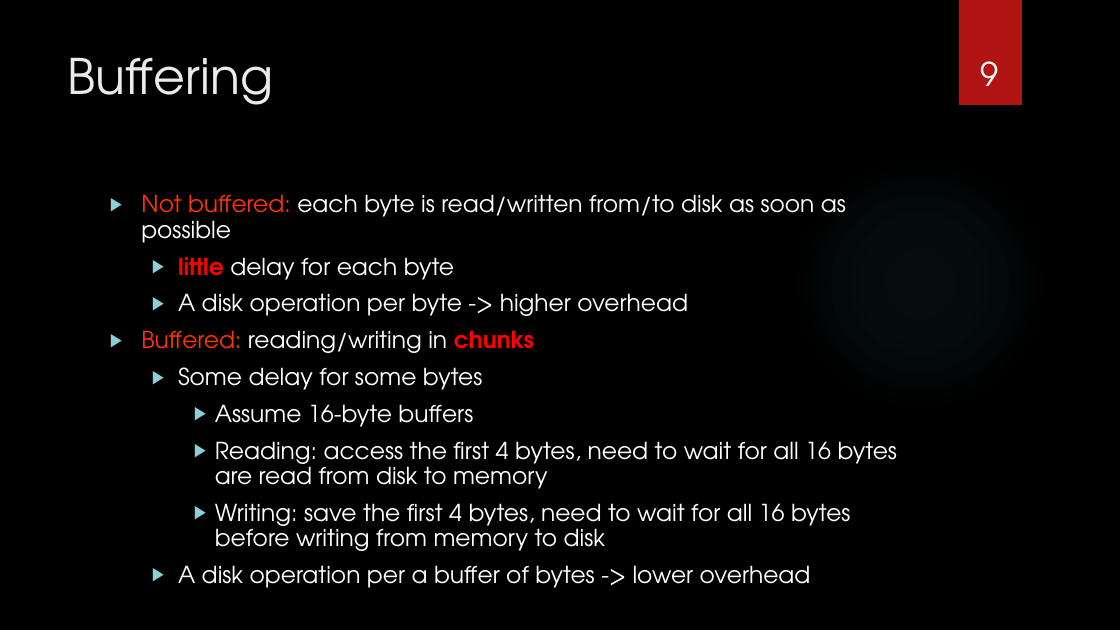
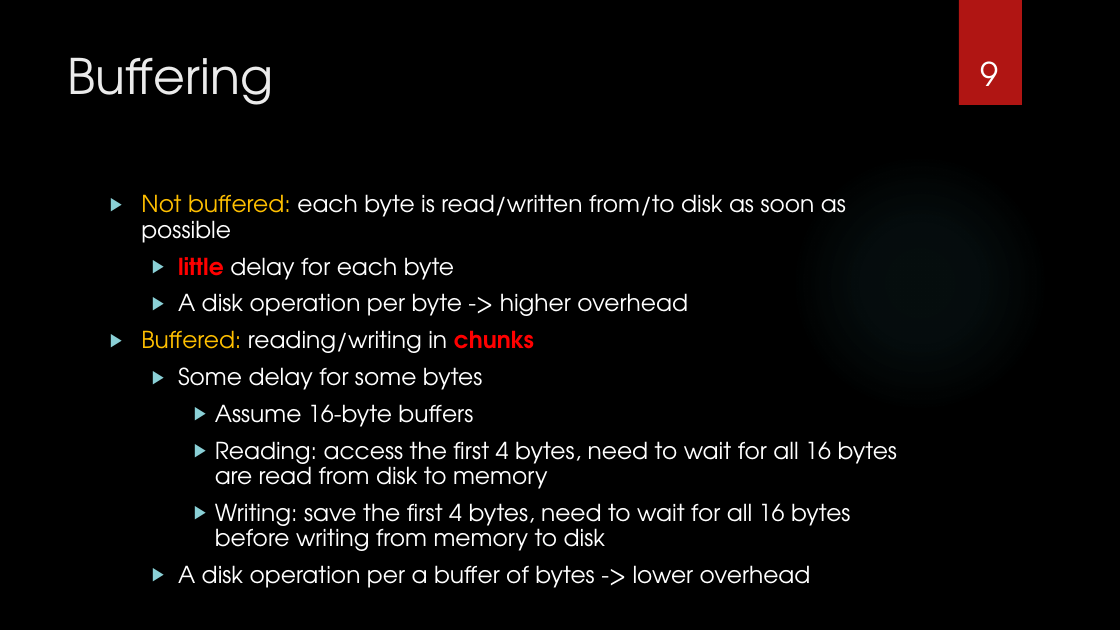
Before and after one commit to 9231058/AP101, a slide deck: slide 9 of slides/07-Ch12.pptx. Drawn at 1120x630 pixels with LibreOffice and Linux fonts; fonts in the diff are those of the drawing; background and template pictures are left out. Boxes give left, top, right and bottom in pixels: in the first picture for what was removed or moved away, otherwise in the second. Text is boxed around its words. In the diff, an @@ line names an element or a change of style, - is before the commit and + after.

```diff
--- a/slides/07-Ch12.pptx
+++ b/slides/07-Ch12.pptx
@@ text at (141,194,846,353): text colour #FF3300 to #FFC000 in "Not buffered:", "Buffered:" @@
```
Also in this commit, not shown: 10 other slides changed, 1 slide added, 1 other file.
